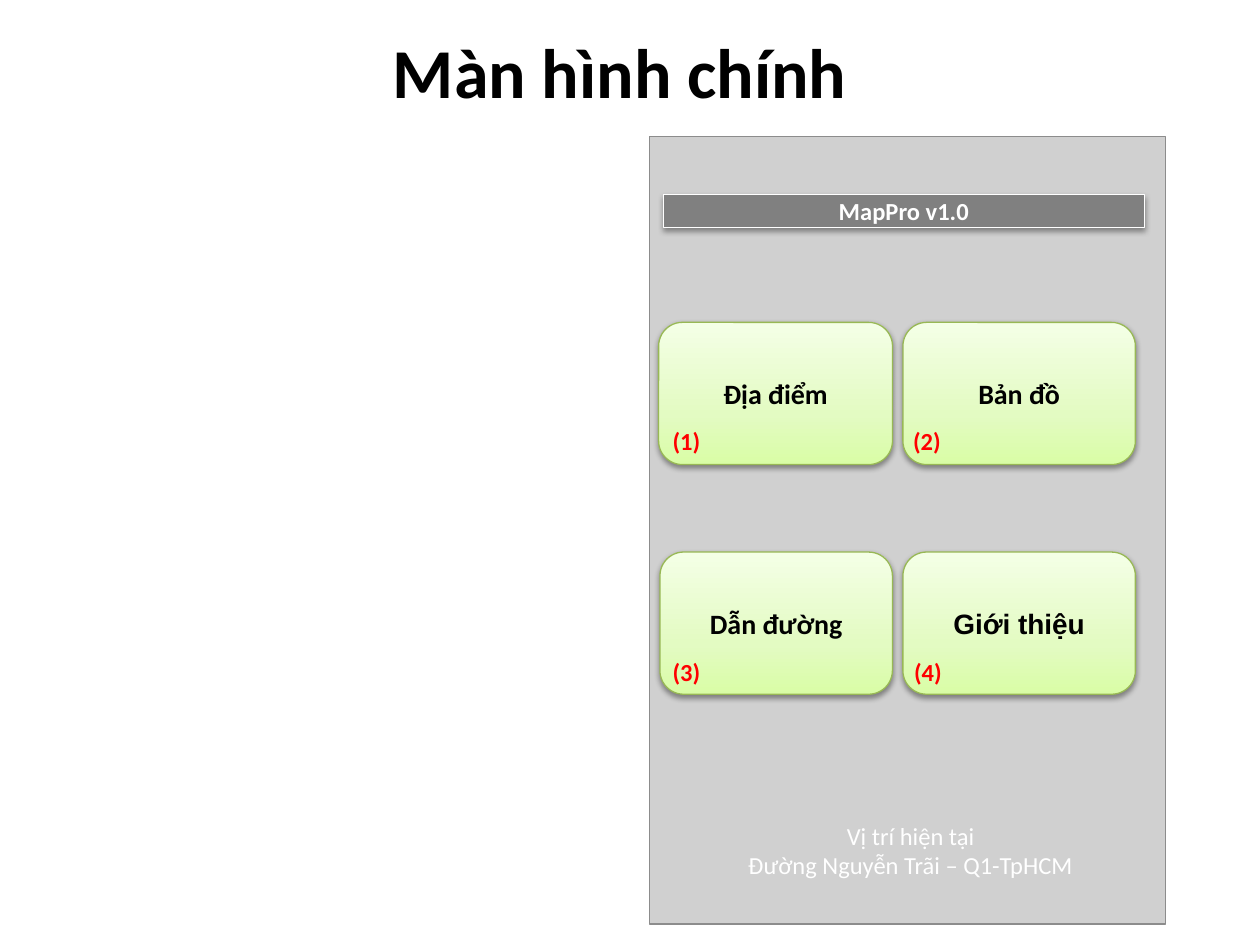
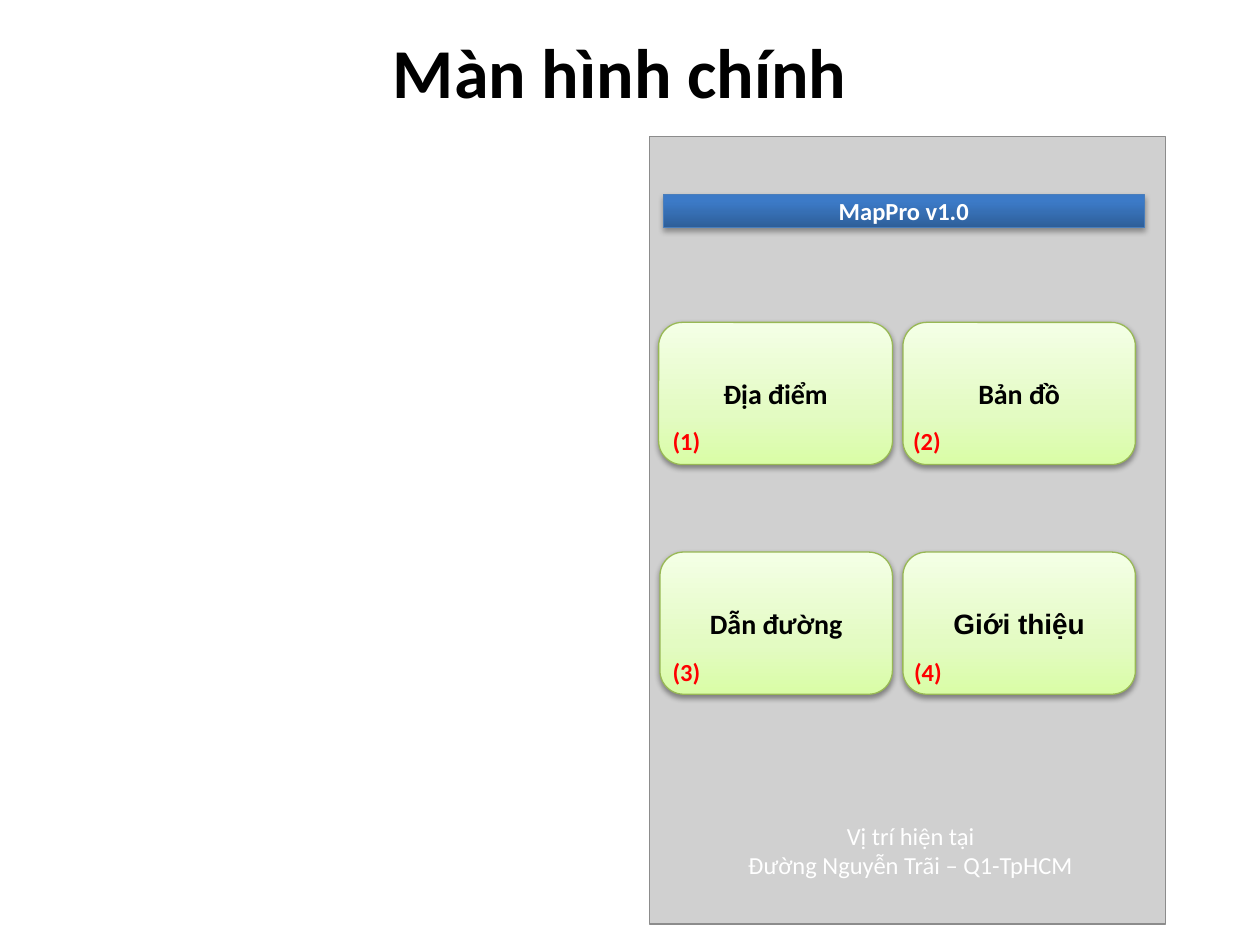
Before and after one commit to hungdien/google-map-api-and-map-on-android, a slide deck: slide 2 of Design/User Interface Design.pptx. Drawn at 1260x945 pixels with LibreOffice and Linux fonts; fonts in the diff are those of the drawing; grey boxes stand for pictures. Boxes give left, top, right and bottom in pixels: in the first picture for what was removed or moved away, otherwise in the second. Text is boxed around its words. In the diff, an @@ line names an element or a change of style, - is before the commit and + after.

```diff
--- a/Design/User Interface Design.pptx
+++ b/Design/User Interface Design.pptx
@@ rectangle "MapPro v1.0" at [663, 194, 1144, 227]: fill #808080 to gradient #2F5F99 to #3D7CC7 to #3A7CCB; outline #FFFFFF 0.75 pt to #4B7EBC 0.75 pt; shadow changed @@
```
Also in this commit, not shown: 3 slides added.
